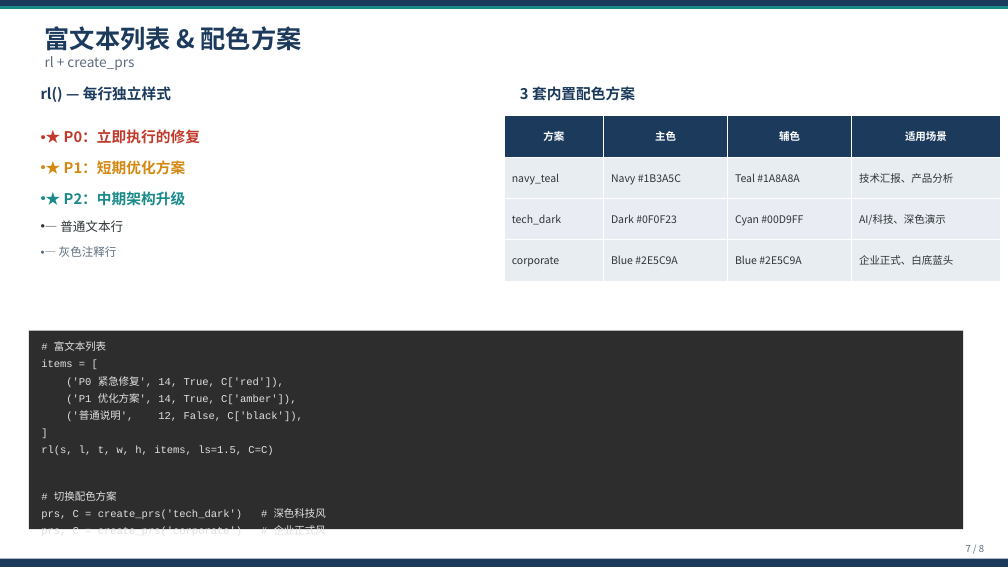
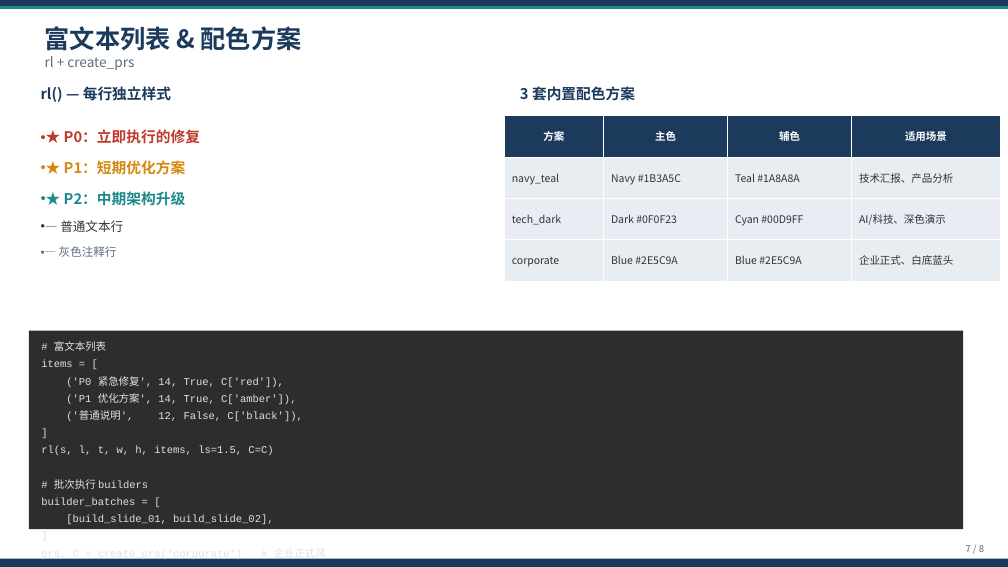
Before and after one commit to Ami-zhang/pptx-creator-agent, a slide deck: slide 7 of scripts/example-helpers.pptx. Drawn at 1008x567 pixels with LibreOffice and Linux fonts; fonts in the diff are those of the drawing. Boxes give left, top, right and bottom in pixels: in the first picture for what was removed or moved away, otherwise in the second. Text is boxed around its words. In the diff, an @@ line names an element or a change of style, - is before the commit and + after.

```diff
--- a/scripts/example-helpers.pptx
+++ b/scripts/example-helpers.pptx
@@ text at [41, 479, 273, 524]: text changed @@
-# 切换配色方案
-prs, C = create_prs('tech_dark') # 深色科技风
+# 批次执行 builders
+builder_batches = [
+[build_slide_01, build_slide_02],
+]
```
Also in this commit, not shown: 1 other slide changed, 5 other files.
